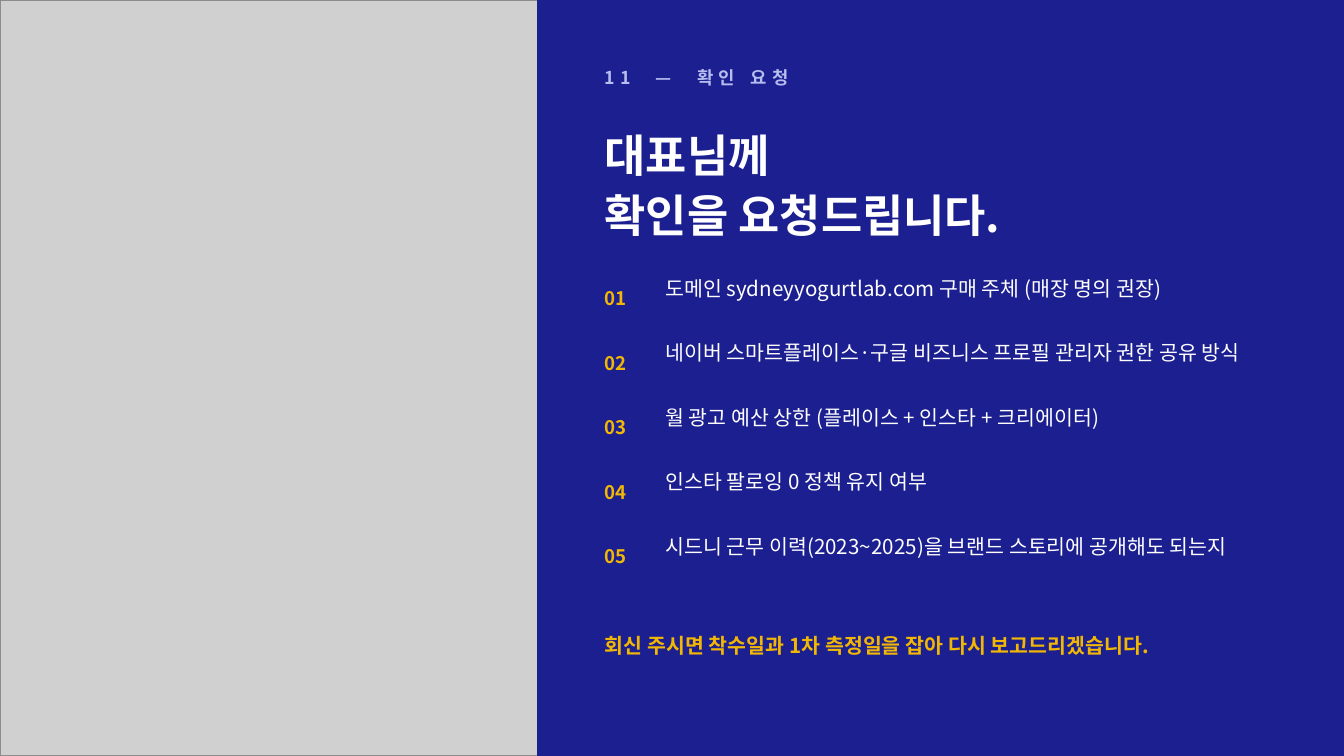
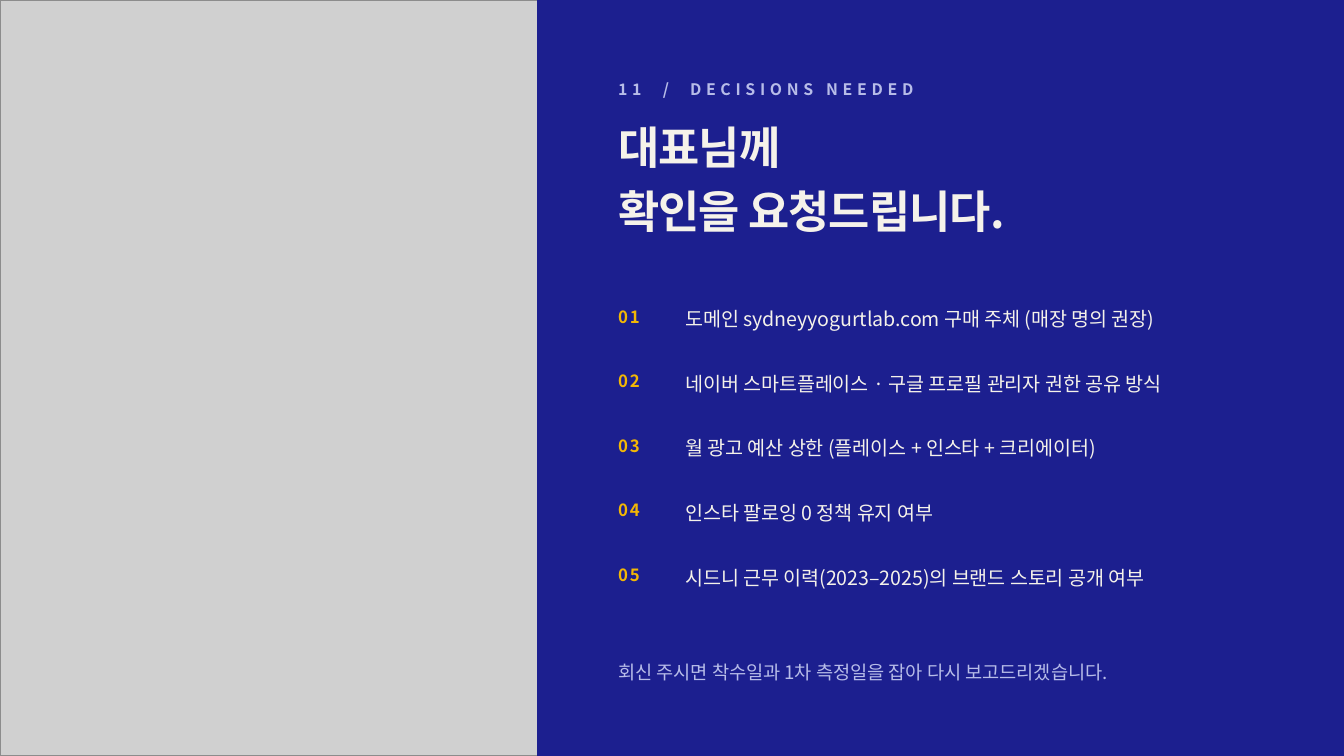
Before and after one commit to severaljama-hue/advertising-agency, a slide deck: slide 12 of docs/sydney-yogurt-lab/proposal.pptx. Drawn at 1344x756 pixels with LibreOffice and Linux fonts; fonts in the diff are those of the drawing; grey boxes stand for pictures. Boxes give left, top, right and bottom in pixels: in the first picture for what was removed or moved away, otherwise in the second. Text is boxed around its words. In the diff, an @@ line names an element or a change of style, - is before the commit and + after.

```diff
--- a/docs/sydney-yogurt-lab/proposal.pptx
+++ b/docs/sydney-yogurt-lab/proposal.pptx
@@ text at (x1=618, y1=83, x2=913, y2=95): text changed; size 9.5 to 8.5 pt; text colour #B8BDF0 to #B7BCE8 @@
-11 — 확인 요청
+11 / DECISIONS NEEDED
@@ text "대표님께" moved from (x1=605, y1=134, x2=1001, y2=236) to (x1=618, y1=126, x2=1005, y2=232) @@
@@ text "대표님께" at (x1=618, y1=126, x2=1005, y2=232): text colour #FFFFFF to #F5F2EA, letter spacing 0 to -0.5 pt; line spacing 1.12 to 1.2 @@
@@ text "도메인 sydneyyogurtlab.com 구매 주체 (매장 ..." moved from (x1=665, y1=279, x2=1161, y2=301) to (x1=685, y1=309, x2=1154, y2=331) @@
@@ text "01" moved from (x1=605, y1=291, x2=627, y2=306) to (x1=618, y1=310, x2=640, y2=323) @@
@@ text "02" moved from (x1=605, y1=356, x2=627, y2=371) to (x1=618, y1=374, x2=640, y2=387) @@
@@ text at (x1=685, y1=374, x2=1162, y2=393): text changed; size 11 to 10.5 pt; text colour #FFFFFF to #F5F2EA @@
-네이버 스마트플레이스·구글 비즈니스 프로필 관리자 권한 공유 방식
+네이버 스마트플레이스 · 구글 프로필 관리자 권한 공유 방식
@@ text "03" moved from (x1=605, y1=420, x2=627, y2=435) to (x1=618, y1=439, x2=640, y2=453) @@
@@ text "월 광고 예산 상한 (플레이스 ..." moved from (x1=665, y1=408, x2=1099, y2=429) to (x1=685, y1=438, x2=1096, y2=459) @@
@@ text "04" moved from (x1=605, y1=485, x2=627, y2=500) to (x1=618, y1=503, x2=640, y2=516) @@
@@ size 11 to 10.5 pt, text colour #FFFFFF to #F5F2EA; line spacing 1 to 1.5 in 3 elements at (x1=685, y1=309, x2=1154, y2=331), (x1=685, y1=438, x2=1096, y2=459), (x1=685, y1=503, x2=933, y2=522) @@
@@ text "인스타 팔로잉 0 정책 유지 ..." moved from (x1=665, y1=472, x2=927, y2=491) to (x1=685, y1=503, x2=933, y2=522) @@
@@ size 10 to 9 pt, letter spacing 0 to 1 pt in 5 elements at (x1=618, y1=310, x2=640, y2=323), (x1=618, y1=374, x2=640, y2=387), (x1=618, y1=439, x2=640, y2=453), (x1=618, y1=503, x2=640, y2=516), (x1=618, y1=568, x2=640, y2=582) @@
@@ text "05" moved from (x1=605, y1=549, x2=627, y2=564) to (x1=618, y1=568, x2=640, y2=582) @@
@@ text at (x1=685, y1=568, x2=1144, y2=589): text changed; size 11 to 10.5 pt; text colour #FFFFFF to #F5F2EA @@
-시드니 근무 이력(2023~2025)을 브랜드 스토리에 공개해도 되는지
+시드니 근무 이력(2023–2025)의 브랜드 스토리 공개 여부
@@ text "회신 주시면 착수일과 1차 측정일을 ..." moved from (x1=605, y1=635, x2=1150, y2=655) to (x1=618, y1=663, x2=1108, y2=681) @@
@@ text "회신 주시면 착수일과 1차 측정일을 ..." at (x1=618, y1=663, x2=1108, y2=681): size 11 to 10 pt, text colour #F2B705 to #B7BCE8, bold off @@
```
Also in this commit, not shown: 11 other slides changed, 1 other file.
